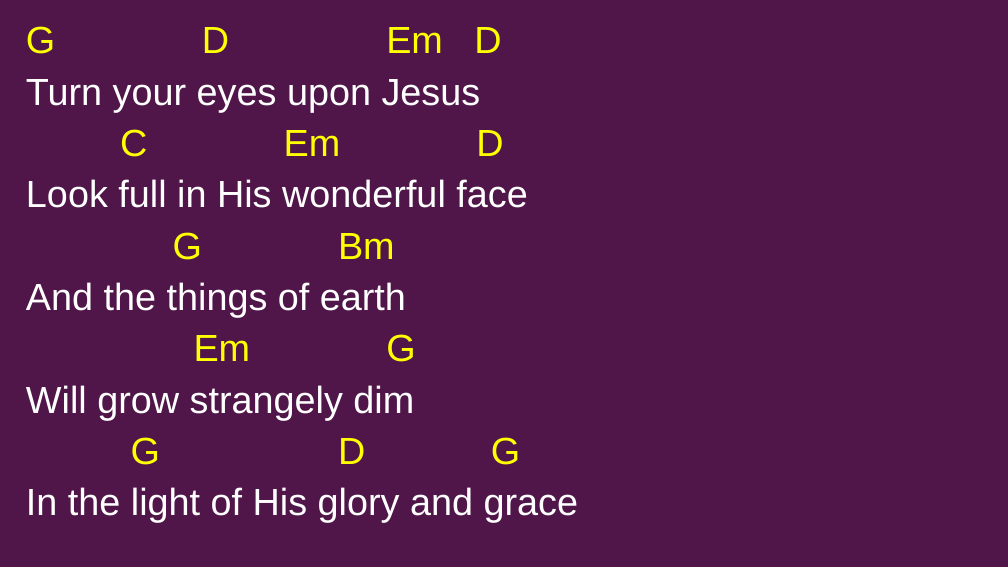
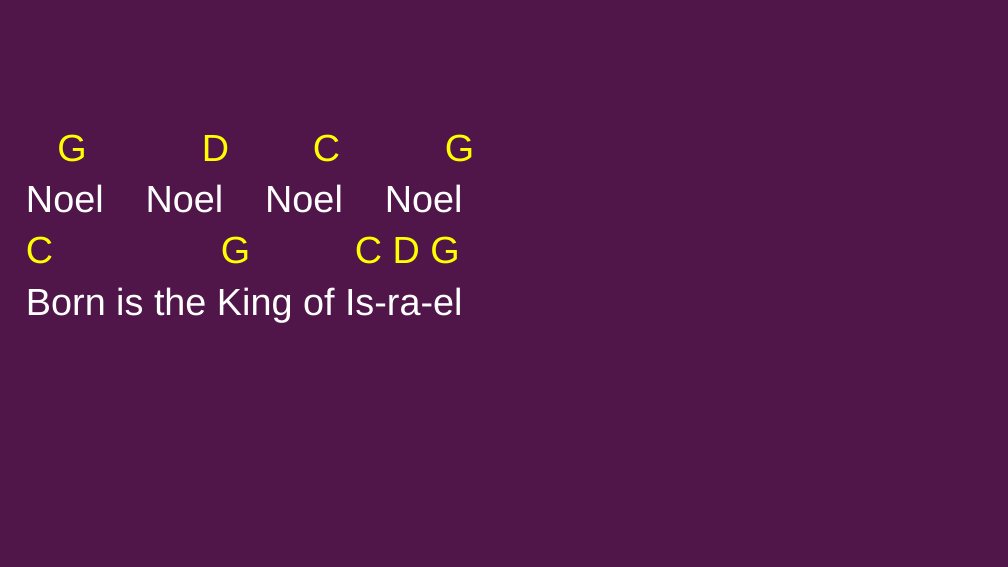
Before and after one commit to kendall412/worship, a slide deck: slide 11 of set/2026-11-29 ECBC-CH.pptx (slide 39 before the commit). Drawn at 1008x567 pixels with LibreOffice and Linux fonts; fonts in the diff are those of the drawing. Boxes give left, top, right and bottom in pixels: in the first picture for what was removed or moved away, otherwise in the second. Text is boxed around its words. In the diff, an @@ line names an element or a change of style, - is before the commit and + after.

```diff
--- a/set/2026-11-29 ECBC-CH.pptx
+++ b/set/2026-11-29 ECBC-CH.pptx
@@ subtitle at bbox=[26, 134, 474, 322]: text changed @@
-G D Em D
-Turn your eyes upon Jesus
-C Em D
-Look full in His wonderful face
-G Bm
-And the things of earth
-Em G
-Will grow strangely dim
-G D G
-In the light of His glory and grace
+G D C G
+Noel Noel Noel Noel
+C G C D G
+Born is the King of Is-ra-el
```
Also in this commit, not shown: 2 other slides changed, 10 slides added, 10 slides removed, 6 other files.
